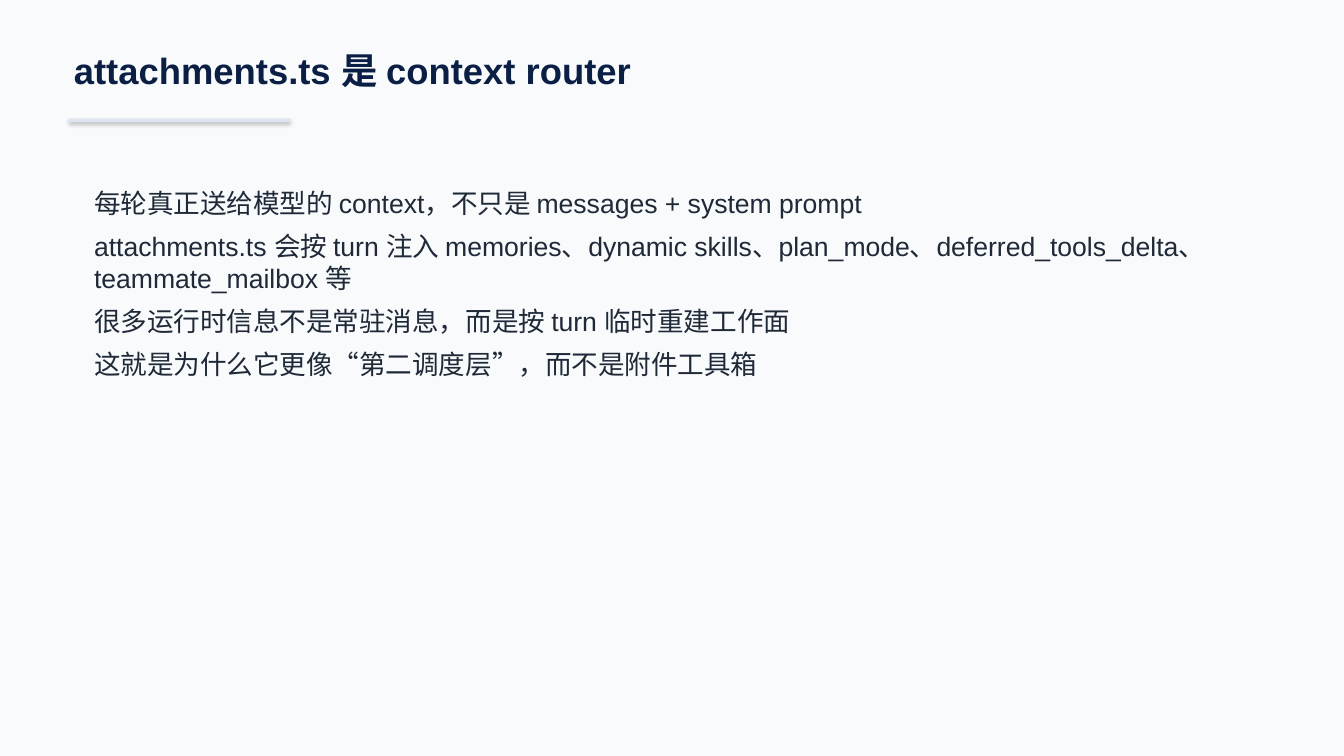
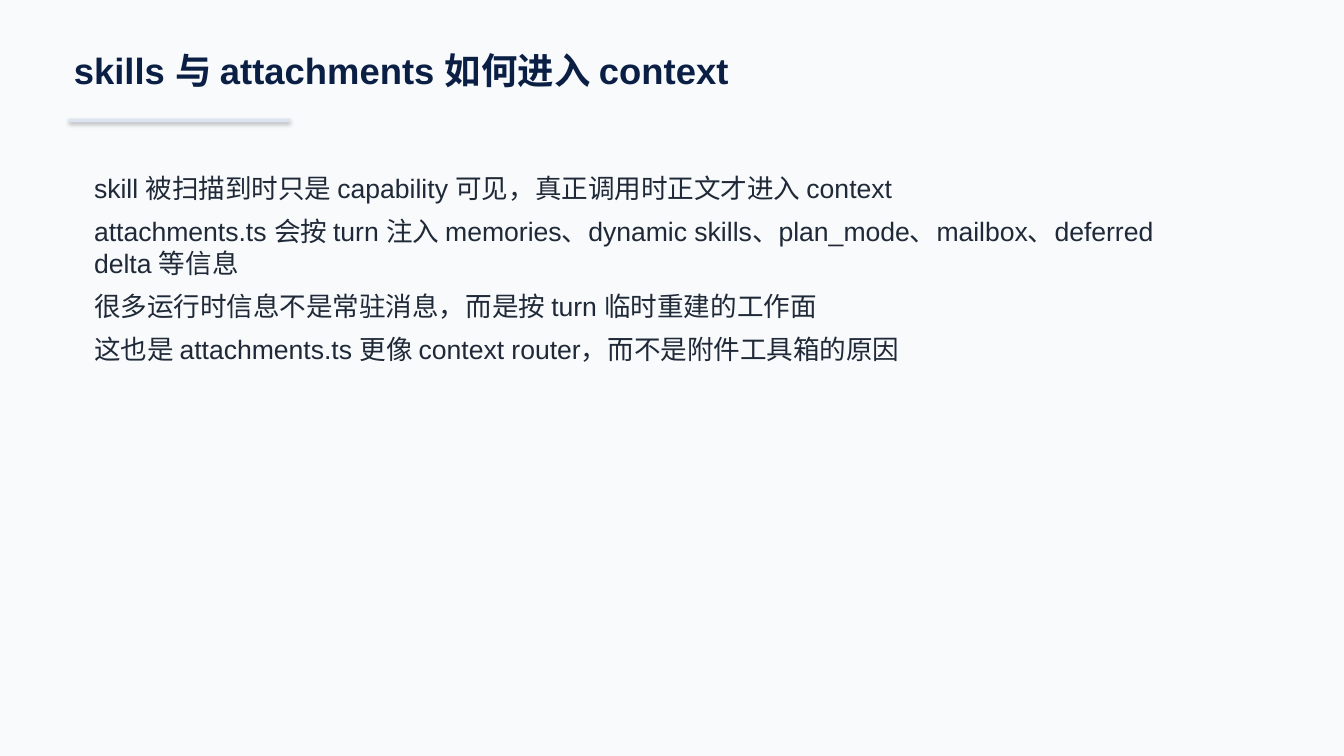
Before and after one commit to boboliu-1010/ccode, a slide deck: slide 12 of docs/zh/00-代码总览与运行时走读-WPS兼容版.pptx (slide 13 before the commit). Drawn at 1344x756 pixels with LibreOffice and Linux fonts; fonts in the diff are those of the drawing. Boxes give left, top, right and bottom in pixels: in the first picture for what was removed or moved away, otherwise in the second. Text is boxed around its words. In the diff, an @@ line names an element or a change of style, - is before the commit and + after.

```diff
--- a/docs/zh/00-代码总览与运行时走读-WPS兼容版.pptx
+++ b/docs/zh/00-代码总览与运行时走读-WPS兼容版.pptx
@@ text at bbox=[74, 53, 728, 88]: text changed @@
-attachments.ts 是 context router
+skills 与 attachments 如何进入 context
@@ text at bbox=[94, 175, 1153, 362]: text changed @@
-每轮真正送给模型的 context，不只是 messages + system prompt
-attachments.ts 会按 turn 注入 memories、dynamic skills、plan_mode、deferred_tools_delta、teammate_mailbox 等
-很多运行时信息不是常驻消息，而是按 turn 临时重建工作面
-这就是为什么它更像“第二调度层”，而不是附件工具箱
+skill 被扫描到时只是 capability 可见，真正调用时正文才进入 context
+attachments.ts 会按 turn 注入 memories、dynamic skills、plan_mode、mailbox、deferred delta 等信息
+很多运行时信息不是常驻消息，而是按 turn 临时重建的工作面
+这也是 attachments.ts 更像 context router，而不是附件工具箱的原因
```
Also in this commit, not shown: 2 other slides changed, 1 slide added, 3 slides removed, 2 other files.
